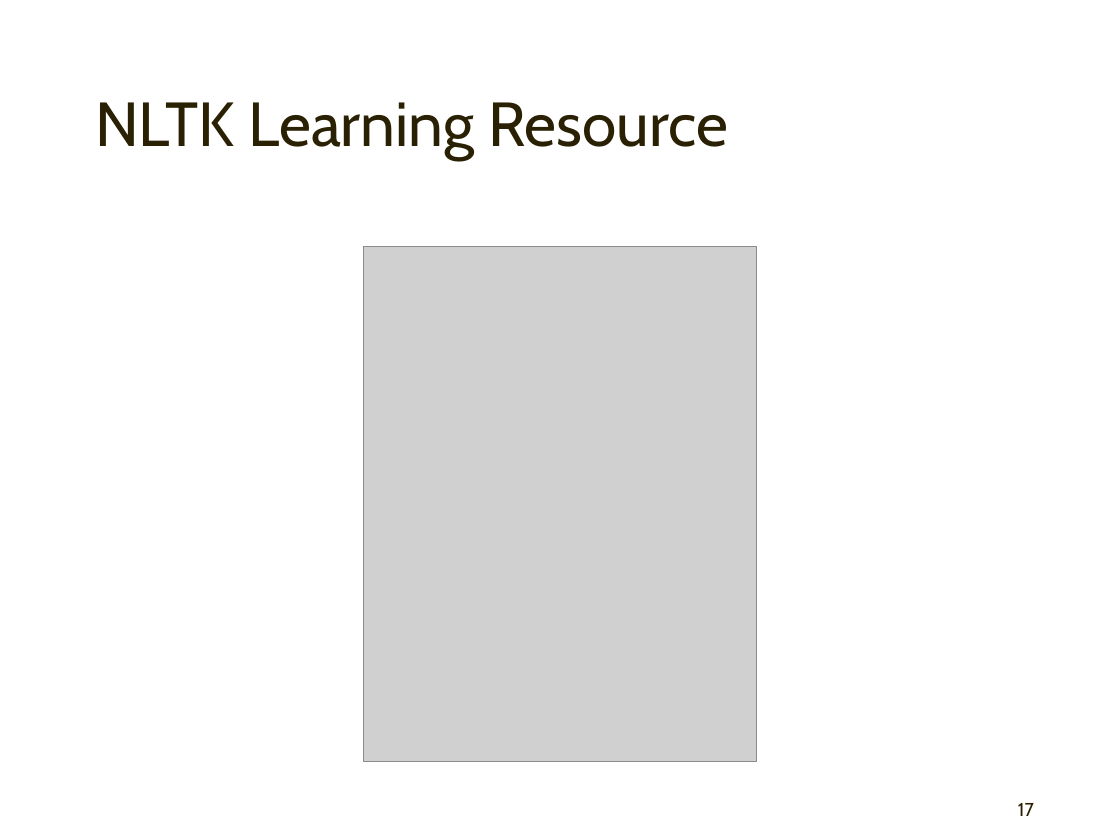
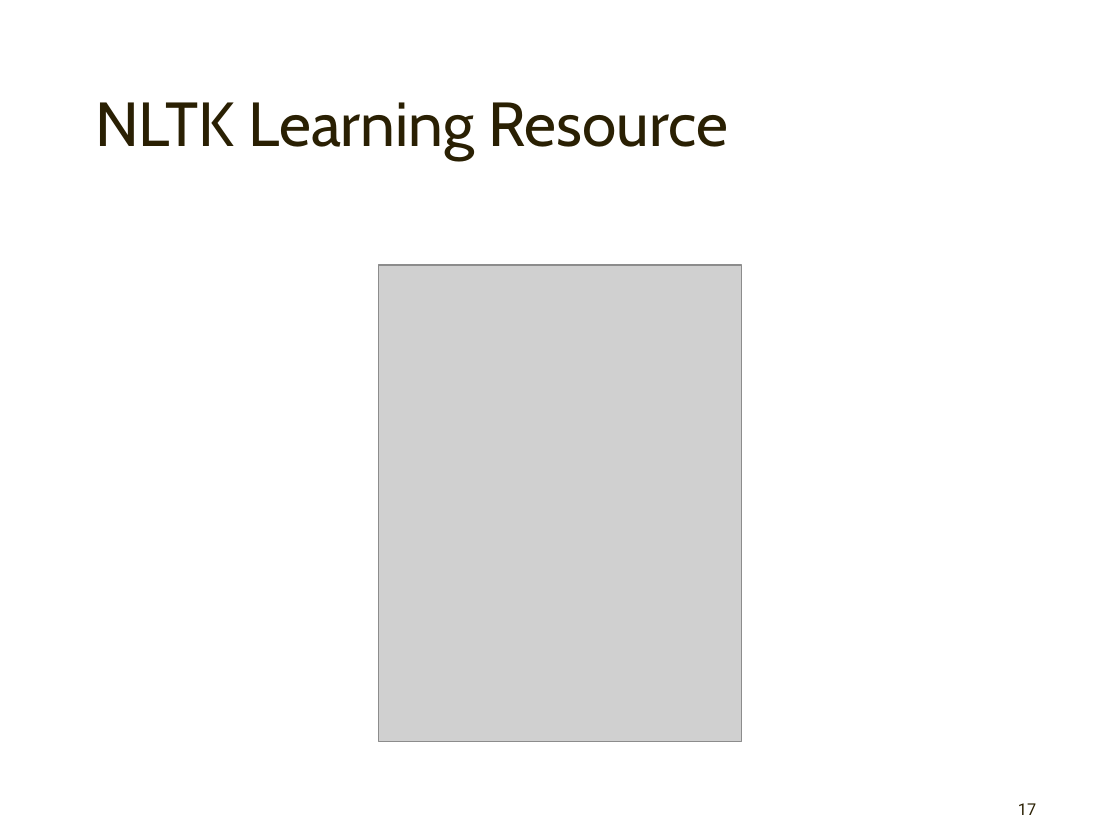
Before and after one commit to mahozad/presentations, a slide deck: slide 17 of nltk.pptx. Drawn at 1120x840 pixels with LibreOffice and Linux fonts; fonts in the diff are those of the drawing; grey boxes stand for pictures. Boxes give left, top, right and bottom in pixels: in the first picture for what was removed or moved away, otherwise in the second. Text is boxed around its words. In the diff, an @@ line names an element or a change of style, - is before the commit and + after.

```diff
--- a/nltk.pptx
+++ b/nltk.pptx
@@ picture: place and size @@
-picture at (364,246,757,762)
+picture at (379,265,741,741)
@@ page number at (1018,803,1036,815): size 12 to 10.5 pt, font Cabin to Roboto @@
```
Also in this commit, not shown: 13 other slides changed, 2 slides added, 1 slide removed.
